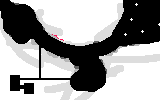
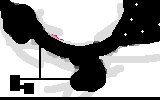
Layers edited between the first and the second w=160, h=100 image:
painted on "Layer" over 0, 97, 160, 100
